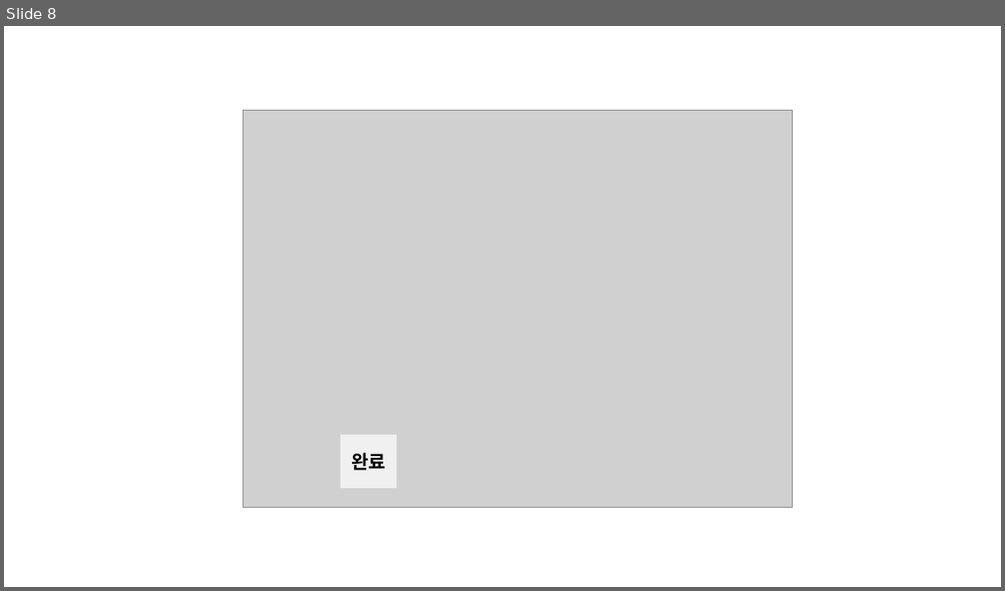
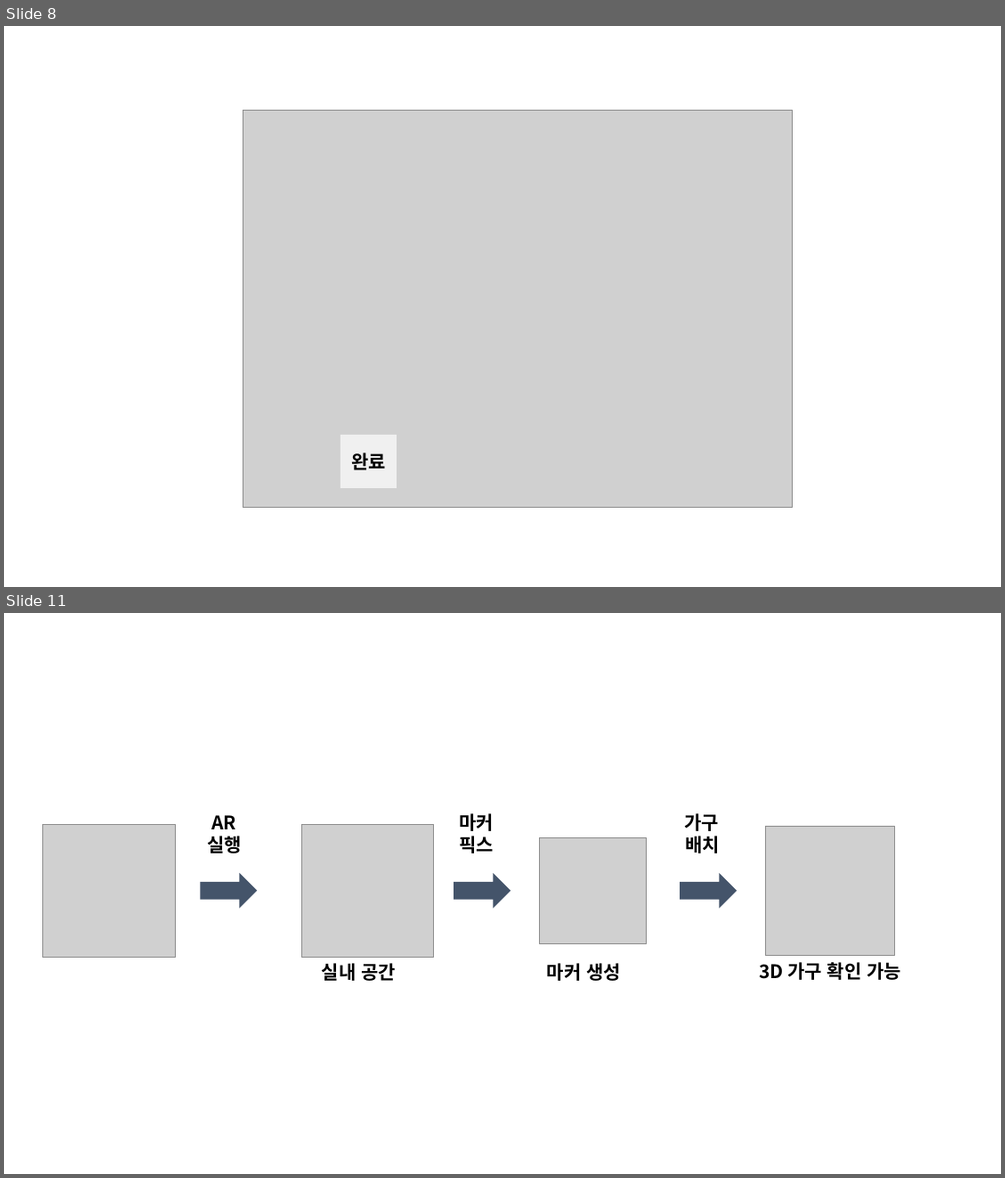
Before and after one commit to Bik00/WD3A5_Project, a slide deck: 기획서/image/온라인 가구몰 프로세스.pptx. Shown one above the other, each under a label of ours: slide 8 before the commit, slides 8 and 11 after it; the slides between them are not shown. The pictures are 1005x591 and 1005x1178 pixels, drawn with LibreOffice and Linux fonts; fonts in the diff are those of the drawing; grey boxes stand for pictures. Boxes give left, top, right and bottom in pixels: in the first picture for what was removed or moved away, otherwise in the second. Text is boxed around its words. In the diff, an @@ line names an element or a change of style, - is before the commit and + after.

```diff
--- a/기획서/image/온라인 가구몰 프로세스.pptx
+++ b/기획서/image/온라인 가구몰 프로세스.pptx
@@ slide 11 added at (4, 613, 1001, 1174), background #FFFFFF @@
@@ picture added at (43, 825, 175, 957) @@
@@ text added at (208, 815, 243, 853), 18 pt, text #000000, bold @@
+AR
+실행
@@ picture added at (301, 825, 434, 957) @@
@@ text added at (459, 813, 494, 853), 18 pt, text #000000, bold @@
+마커
+픽스
@@ text added at (684, 813, 720, 853), 18 pt, text #000000, bold @@
+가구
+배치
@@ picture added at (765, 826, 895, 955) @@
@@ picture added at (540, 837, 646, 943) @@
@@ right arrow added at (200, 873, 257, 908), fill #44546A @@
@@ right arrow added at (453, 873, 510, 908), fill #44546A @@
@@ right arrow added at (680, 873, 736, 908), fill #44546A @@
@@ text added at (322, 963, 396, 981), 18 pt, text #000000, bold @@
+실내 공간
@@ text added at (547, 963, 621, 981), 18 pt, text #000000, bold @@
+마커 생성
@@ text added at (759, 962, 901, 980), 18 pt, text #000000, bold @@
+3D 가구 확인 가능
```
Also in this commit, not shown: 23 other files.
